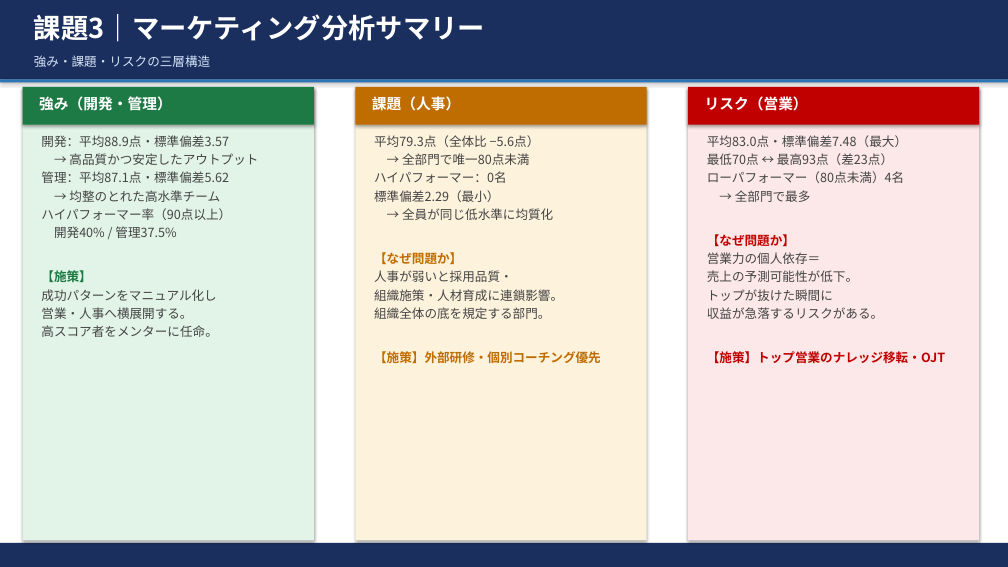
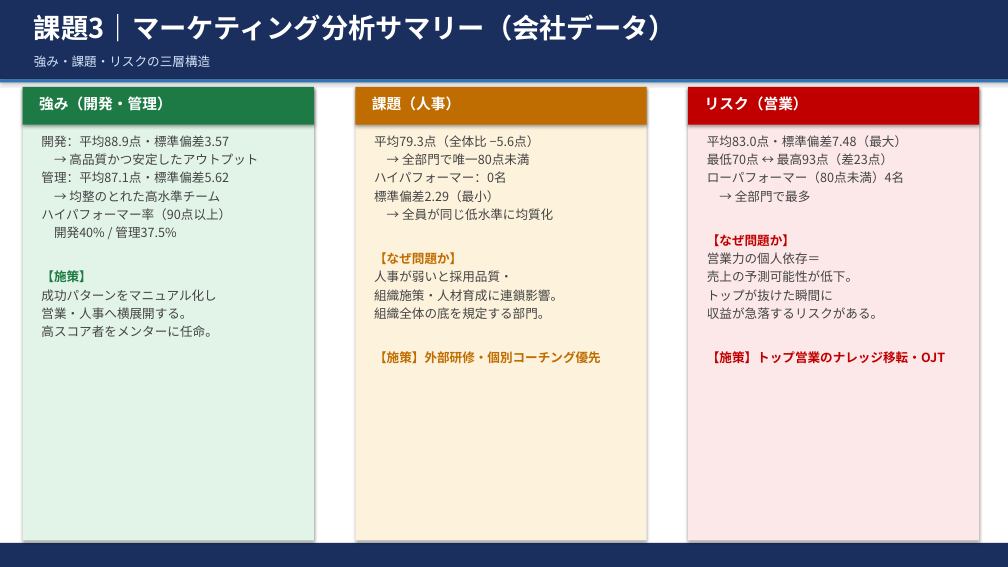
Before and after one commit to tama-shizu/kadai-data-analysis, a slide deck: slide 7 of 課題データ分析レポート.pptx (slide 6 before the commit). Drawn at 1008x567 pixels with LibreOffice and Linux fonts; fonts in the diff are those of the drawing. Boxes give left, top, right and bottom in pixels: in the first picture for what was removed or moved away, otherwise in the second. Text is boxed around its words. In the diff, an @@ line names an element or a change of style, - is before the commit and + after.

Commit message:
課題2・課題3にセクション区切りスライドを追加
- 課題3（会社データ）・課題2（学校データ）のセクション扉スライドを追加
- 全スライドのラベルに「会社データ」「学校データ」を明示
- 計13枚構成に更新

```diff
--- a/課題データ分析レポート.pptx
+++ b/課題データ分析レポート.pptx
@@ text at (34, 14, 676, 42): text changed @@
-課題3｜マーケティング分析サマリー
+課題3｜マーケティング分析サマリー（会社データ）
```
Also in this commit, not shown: 8 other slides changed, 2 slides added, 1 other file.
